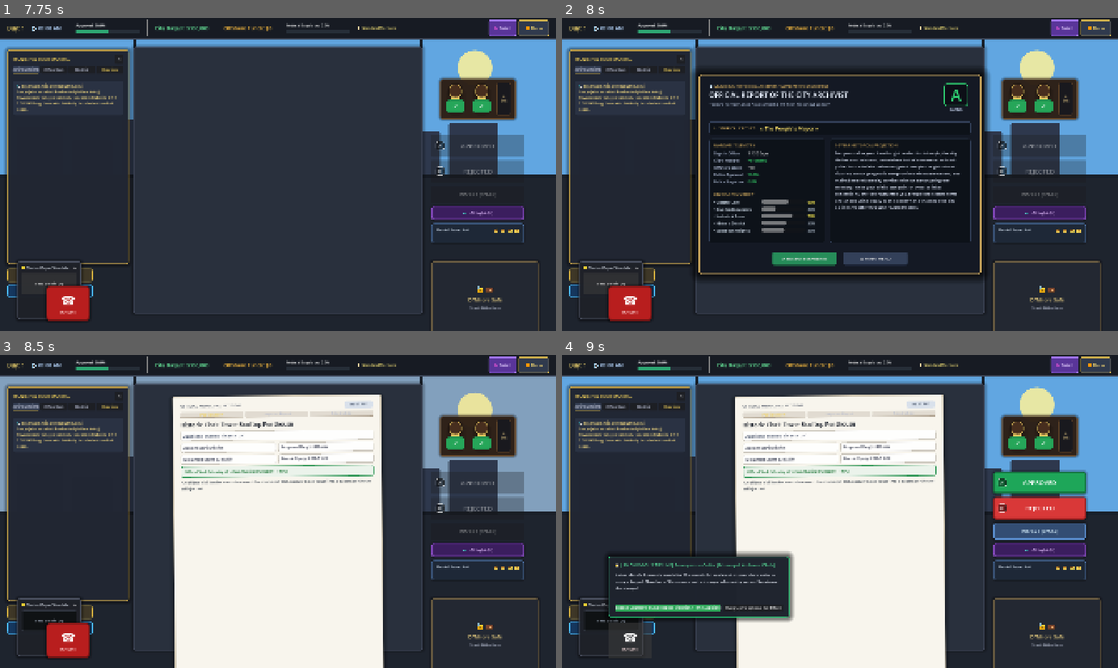
Above: before the commit, frames 1-4 (two rows, left to right).
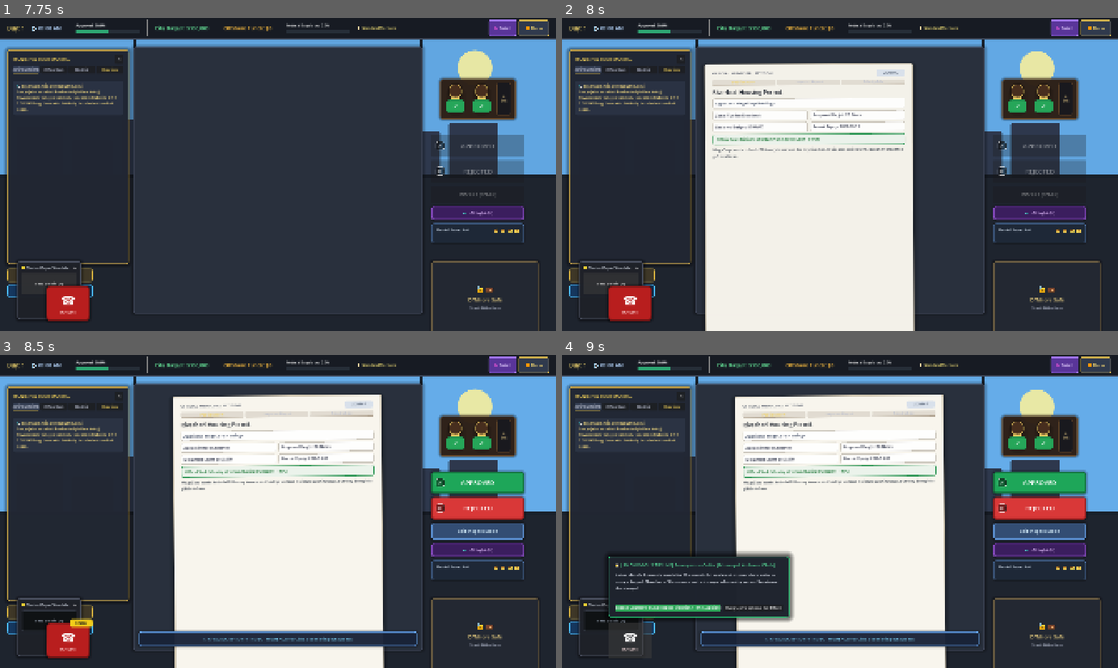
Above: after the commit, the same moments.

Repository: kaansrflioglu/yes-mr-mayor
Game: Godot game, scene res://scenes/menu/MainMenu.tscn
The game is run twice, just before and just after one commit, with the same random seed, the same clock (stepped at 60 frames per second) and the same inputs.
Inputs (mouse positions are in pixels of both pictures, inside the frame that each line leads up to):
- Up to frame 1 (7.75 s): click "⭐ New Term" at 0.5 s; click "Petition Form" at 1.25 s; click "Inspector Report" at 2 s; click "Side-by-Side" at 2.75 s; click "✕" at 3.5 s; click "Zoning & Heights" at 4.25 s; click "Official Seals" at 5 s; click "Blacklist" at 5.75 s; click "Directives" at 6.5 s; click "Rulebook (TAB)" at 7.25 s
- Up to frame 2 (8 s): no input
- Up to frame 3 (8.5 s): click (244, 596) at 8 s, where only the run before the commit has a clickable "↺ RESTART MANDATE"
- Up to frame 4 (9 s): click "🗺️ İmar Haritası (M)" at 8.75 s

Frame 1 is identical in both runs. In frame 2, 41% of the frame differs, in the area x 23-89%, y 10-100%; in frame 3, 15%; in frame 4, 3.0%.

Commit message:
fix(endings): guard mandate evaluation to Day 30 preventing premature game over on Day 1

Diff:
--- a/scripts/autoload/EndingsManager.gd
+++ b/scripts/autoload/EndingsManager.gd
@@ -64,7 +64,7 @@
 		end_key = "END_MUNICIPAL_BANKRUPT"
 		letter_grade = "D"
 		title_key = "TITLE_BANKRUPT_SPENDTHRIFT"
-	else:
+	elif day >= GameManager.MAX_DAYS:
 		# 2. Full Mandate Endings (Evaluated on Day 30 or upon mandate completion)
 		# Priority 1: Civic Saint (S) - Pristine virtue, zero offshore wealth, high opinion, near zero suspicion
 		if opinion >= 85.0 and wealth == 0 and susp <= 15.0:
@@ -158,6 +158,8 @@
 
 ## Generates the procedural 10-year historical epilogue based on ending outcome and flags
 func _generate_epilogue(end_key: String, _flags: Dictionary) -> String:
+	if end_key.is_empty():
+		return ""
 	var loc_key: String = end_key + "_EPILOGUE"
 	var text: String = tr(loc_key)
 	if text == loc_key:
--- a/scripts/autoload/GameManager.gd
+++ b/scripts/autoload/GameManager.gd
@@ -246,7 +246,7 @@
 					_trigger_game_end("END_BANKRUPT")
 				else:
 					_trigger_game_end(key)
-				return
+			return
 
 	if suspicion_level >= 100.0:
 		_trigger_game_end("END_ARRESTED")
--- a/tests/test_narrative_endings.gd
+++ b/tests/test_narrative_endings.gd
@@ -4,7 +4,7 @@
 ## Expanded 12 Narrative Endings & Mayoral Report Card Modal
 
 var passed_tests: int = 0
-var total_tests: int = 5
+var total_tests: int = 6
 
 
 func _ready() -> void:
@@ -30,6 +30,7 @@
 	await test_3_report_card_ui_display()
 	test_4_sudden_federal_supermax()
 	test_5_eco_utopia_evaluation()
+	test_6_day_1_decisions_do_not_end_game()
 
 
 func test_1_civic_saint_evaluation() -> void:
@@ -162,3 +163,22 @@
 	print("  -> Evaluated: %s, Grade: %s, Title: %s" % [eval["end_key"], eval["letter_grade"], eval["title_key"]])
 	print("  [PASS] Test 5: Eco Utopia Evaluation verified.\n")
 	passed_tests += 1
+
+
+func test_6_day_1_decisions_do_not_end_game() -> void:
+	print("[TEST 6] Verifying Day 1 decisions do NOT trigger false-positive mandate game over...")
+	GameManager.reset_state()
+	assert(GameManager.current_day == 1, "Game must start on Day 1")
+	assert(GameManager.is_game_over == false, "Game must not be over at start")
+
+	# Approve decision effects
+	GameManager.apply_resolution({"public_opinion": 5.0, "budget": 10000})
+	assert(GameManager.is_game_over == false, "Approving on Day 1 must NOT trigger game over")
+
+	# Reject decision effects
+	GameManager.apply_resolution({"public_opinion": -5.0, "budget": -5000})
+	assert(GameManager.is_game_over == false, "Rejecting on Day 1 must NOT trigger game over")
+
+	print("  -> Verified: Day 1 approval and rejection leave is_game_over = false.")
+	print("  [PASS] Test 6: Day 1 decisions integrity verified.\n")
+	passed_tests += 1
